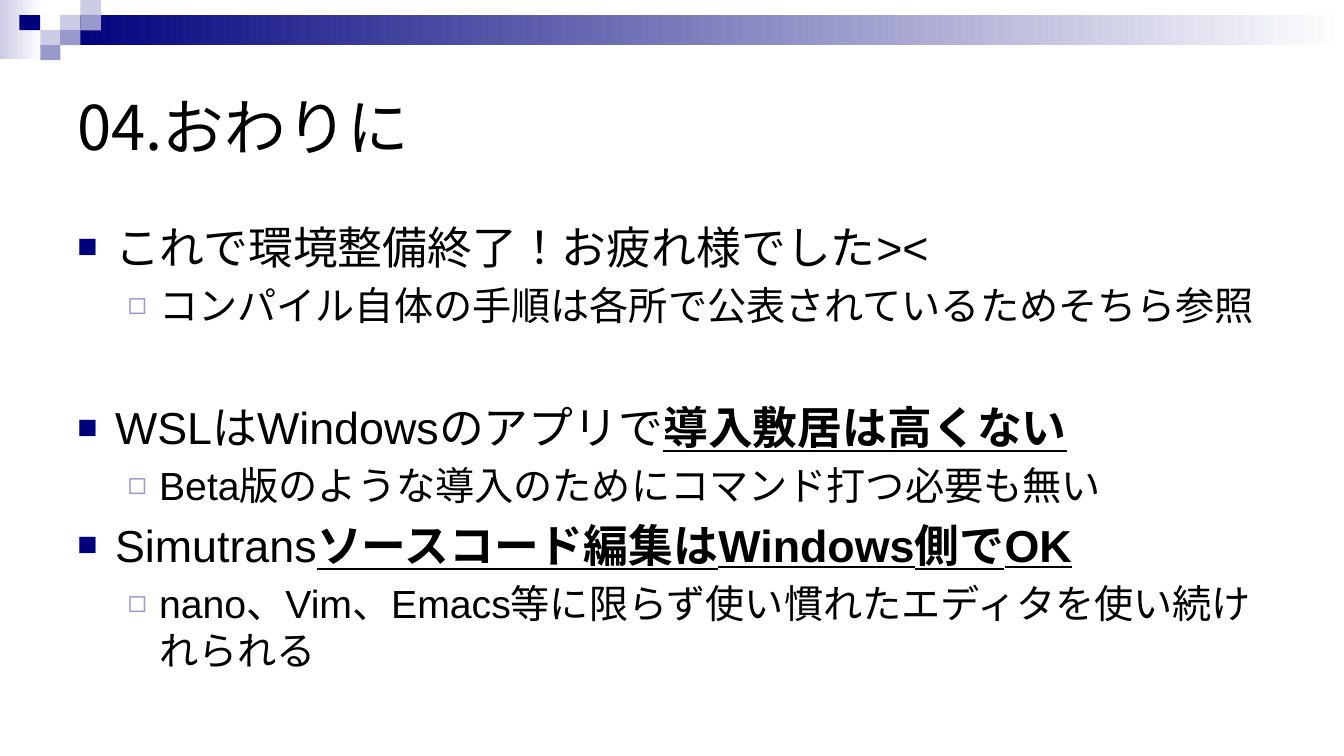
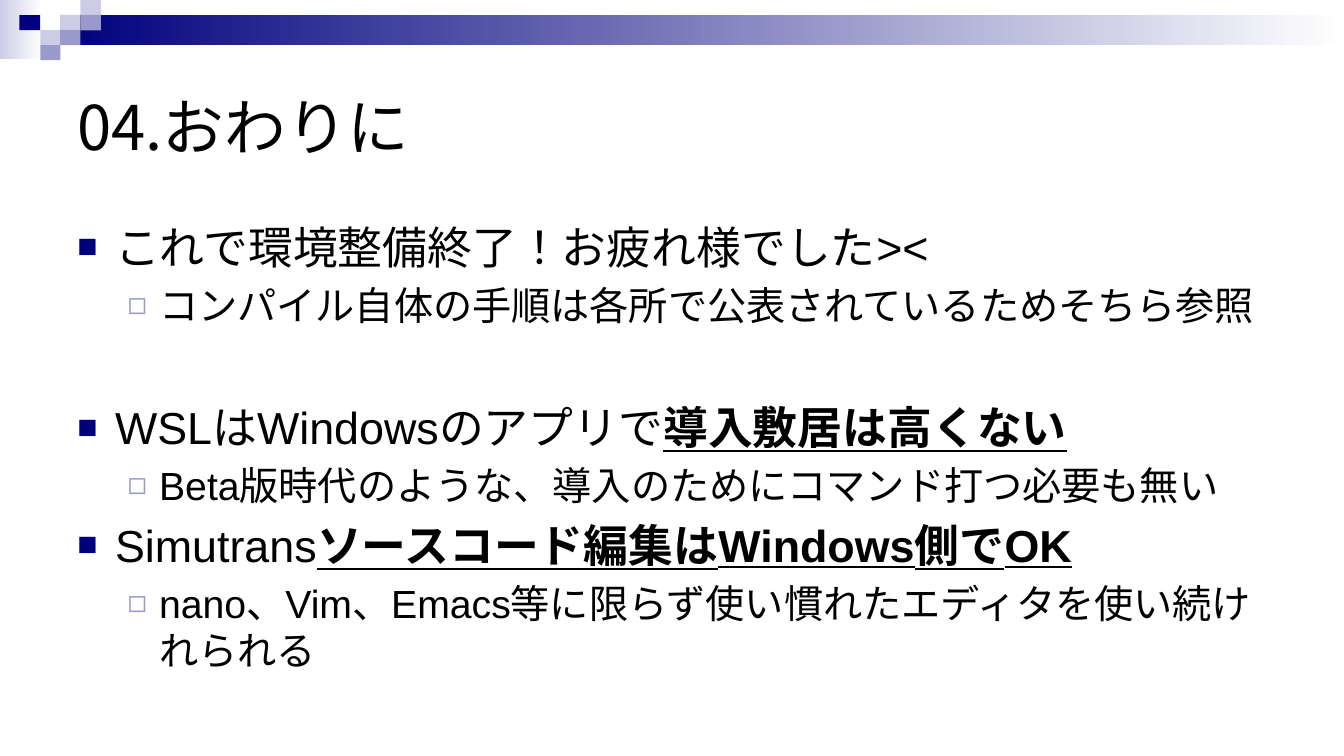
Before and after one commit to rensuke/SIMUonWSL, a slide deck: slide 19 of SIMU_ON_WSL.pptx. Drawn at 1344x756 pixels with LibreOffice and Linux fonts; fonts in the diff are those of the drawing. Boxes give left, top, right and bottom in pixels: in the first picture for what was removed or moved away, otherwise in the second. Text is boxed around its words. In the diff, an @@ line names an element or a change of style, - is before the commit and + after.

```diff
--- a/SIMU_ON_WSL.pptx
+++ b/SIMU_ON_WSL.pptx
@@ text at (159, 469, 1218, 503): text changed @@
-  ◻ Beta版のような導入のためにコマンド打つ必要も無い
+  ◻ Beta版時代のような、導入のためにコマンド打つ必要も無い
```
Also in this commit, not shown: 5 other slides changed.
